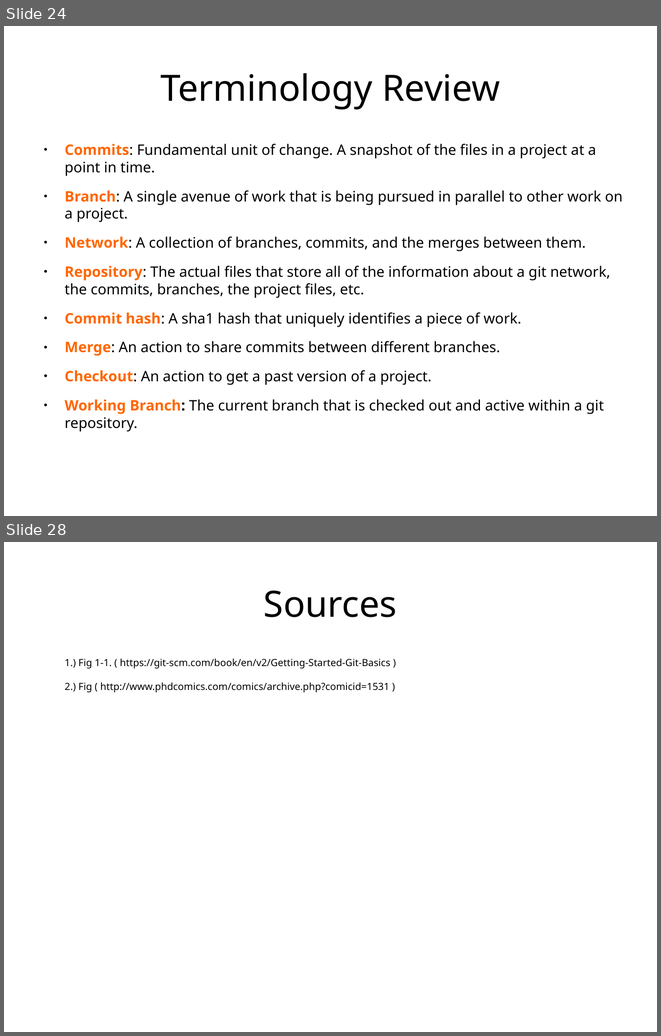
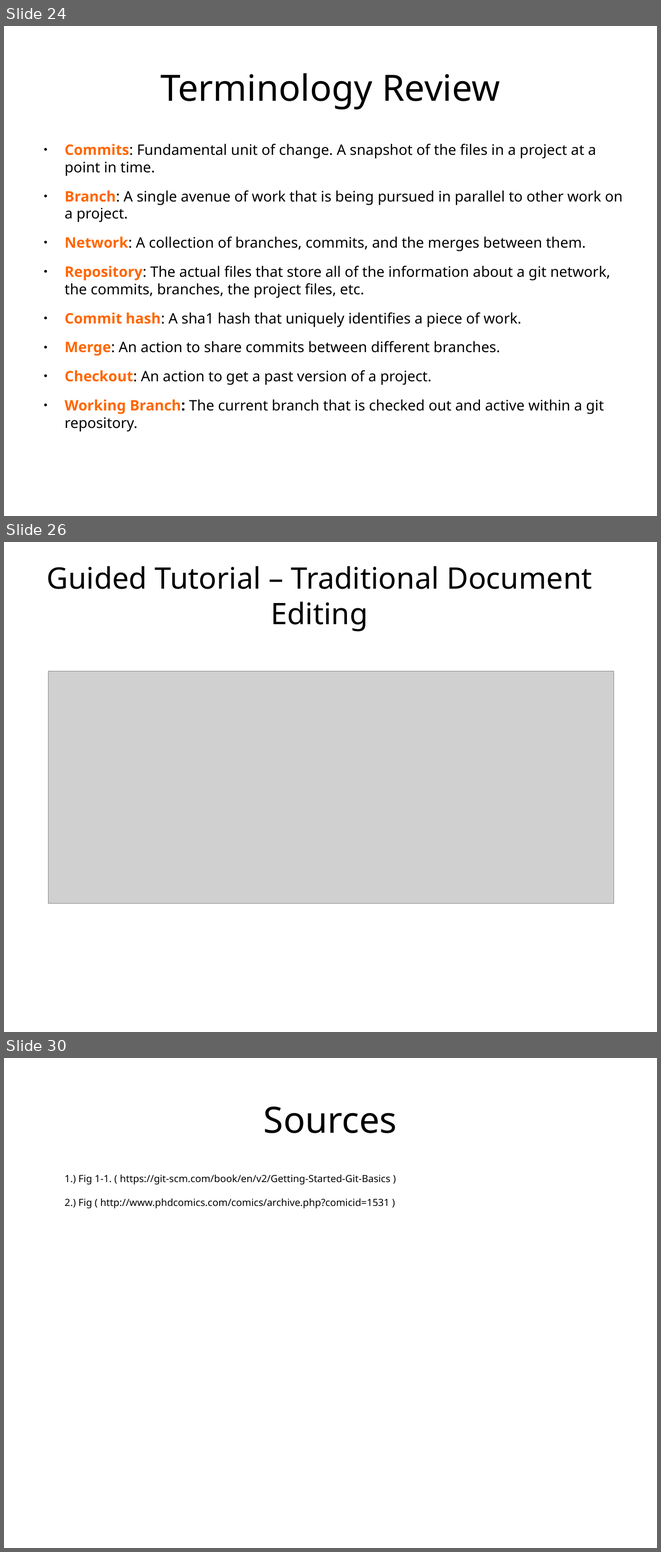
Before and after one commit to ethanwillis/git_presentation, a slide deck: git_presentation_slideshow.odp. Shown one above the other, each under a label of ours: slides 24 and 28 before the commit, slides 24, 26 and 30 after it; the slides between them are not shown. The pictures are 661x1036 and 661x1552 pixels, drawn with LibreOffice and Linux fonts; fonts in the diff are those of the drawing; grey boxes stand for pictures. Boxes give left, top, right and bottom in pixels: in the first picture for what was removed or moved away, otherwise in the second. Text is boxed around its words. In the diff, an @@ line names an element or a change of style, - is before the commit and + after.

Commit message:
Started work on git tutorial.

```diff
--- a/git_presentation_slideshow.odp
+++ b/git_presentation_slideshow.odp
@@ slide 26 added at (4,542,657,1032), background #FFFFFF @@
@@ title added at (46,566,592,632), 36 pt, text #000000 @@
+Guided Tutorial – Traditional Document Editing
@@ picture added at (49,671,615,903) @@
@@ what was slide 28 is now slide 30 @@
```
Also in this commit, not shown: 2 slides changed, 1 other slide added, 1 other file.
